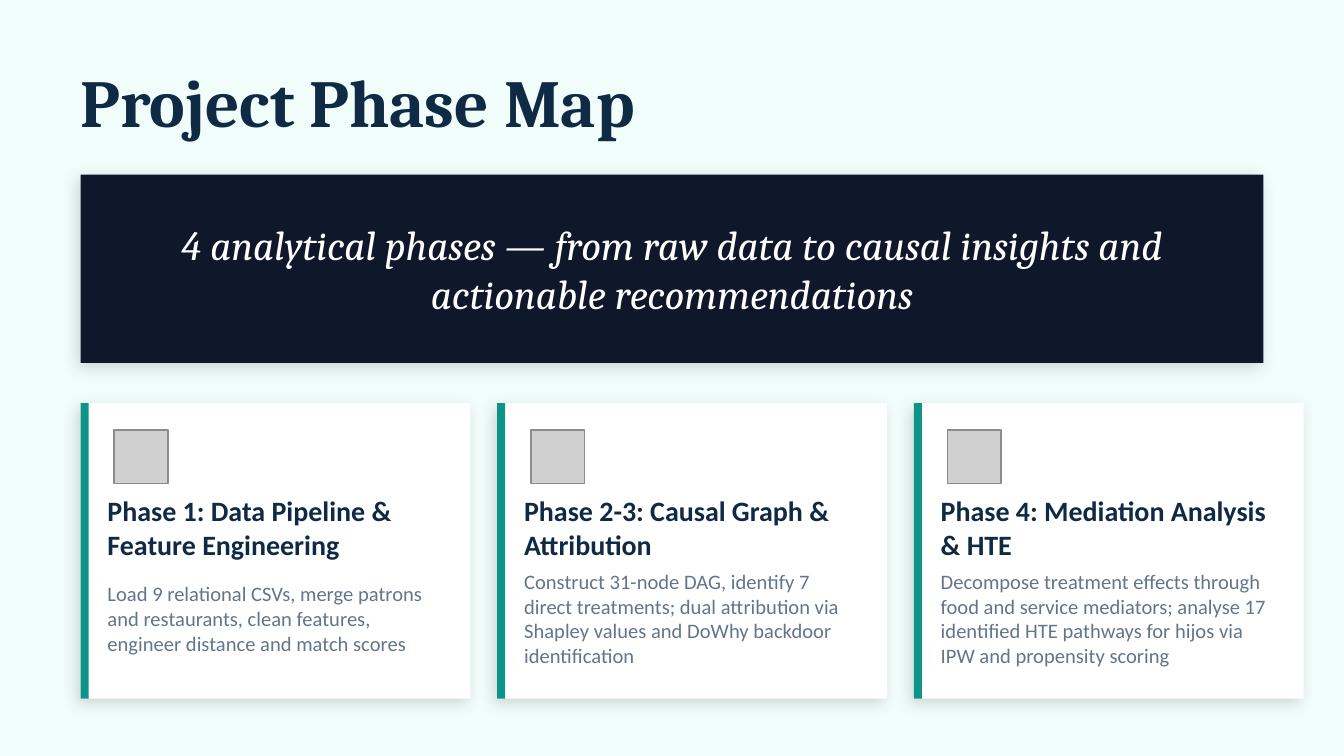
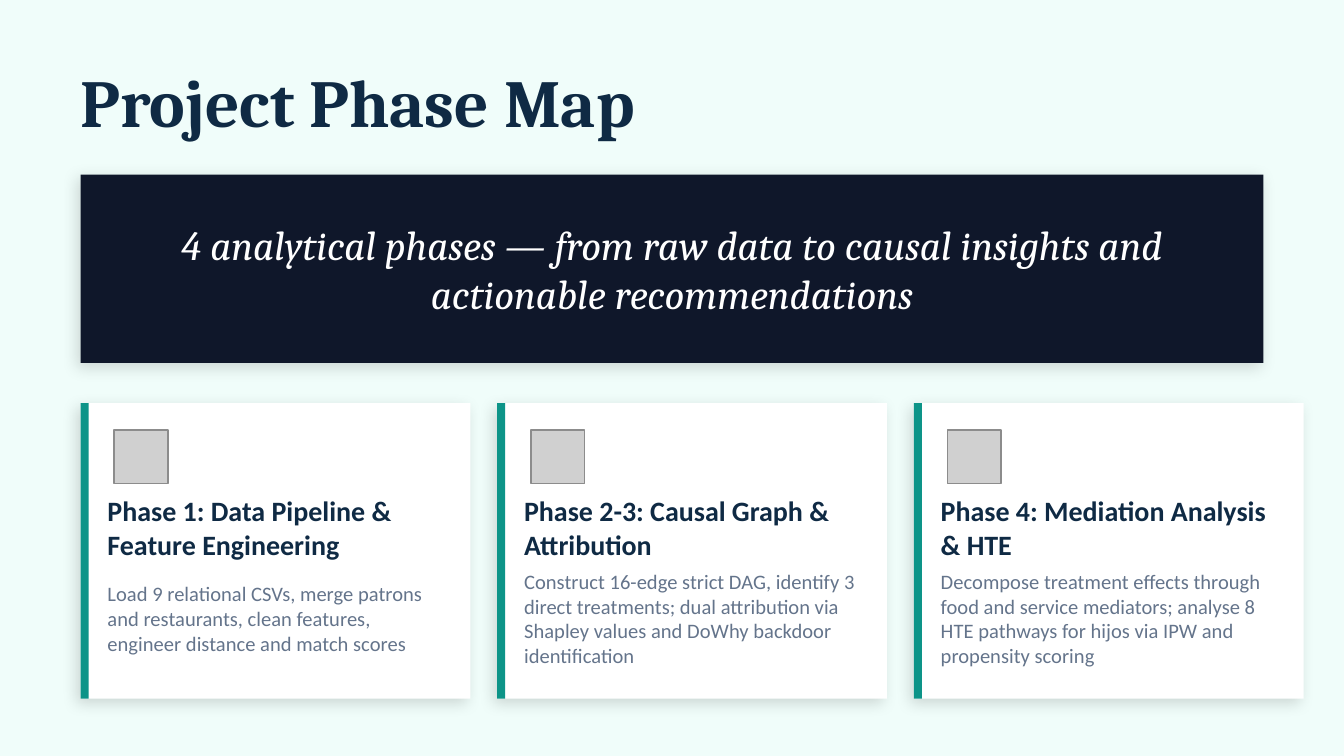
Before and after one commit to EllaN12/Causal_inference-Case_study, a slide deck: slide 3 of Causal_Inference_Case_Study.pptx. Drawn at 1344x756 pixels with LibreOffice and Linux fonts; fonts in the diff are those of the drawing; grey boxes stand for pictures. Boxes give left, top, right and bottom in pixels: in the first picture for what was removed or moved away, otherwise in the second. Text is boxed around its words. In the diff, an @@ line names an element or a change of style, - is before the commit and + after.

```diff
--- a/Causal_Inference_Case_Study.pptx
+++ b/Causal_Inference_Case_Study.pptx
@@ text at bbox=[524, 575, 854, 663]: text changed @@
-Construct 31-node DAG, identify 7 direct treatments; dual attribution via Shapley values and DoWhy backdoor identification
+Construct 16-edge strict DAG, identify 3 direct treatments; dual attribution via Shapley values and DoWhy backdoor identification
@@ text at bbox=[941, 575, 1261, 667]: text changed @@
-Decompose treatment effects through food and service mediators; analyse 17 identified HTE pathways for hijos via IPW and propensity scoring
+Decompose treatment effects through food and service mediators; analyse 8 HTE pathways for hijos via IPW and propensity scoring
```
Also in this commit, not shown: 4 other slides changed.
